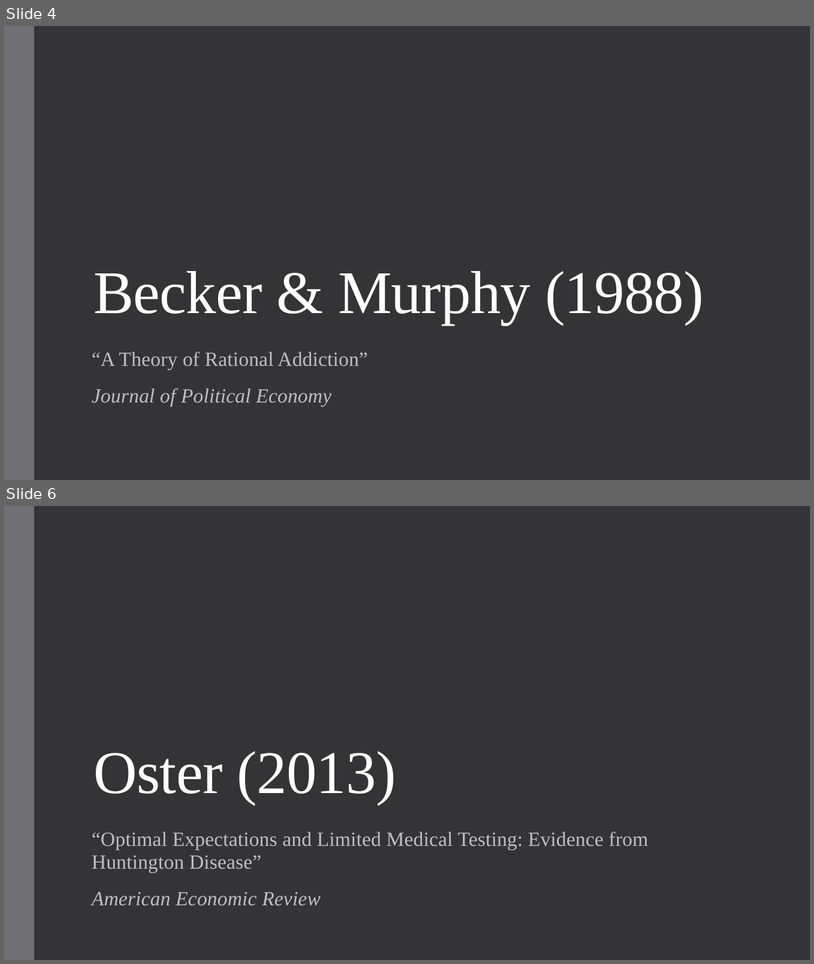
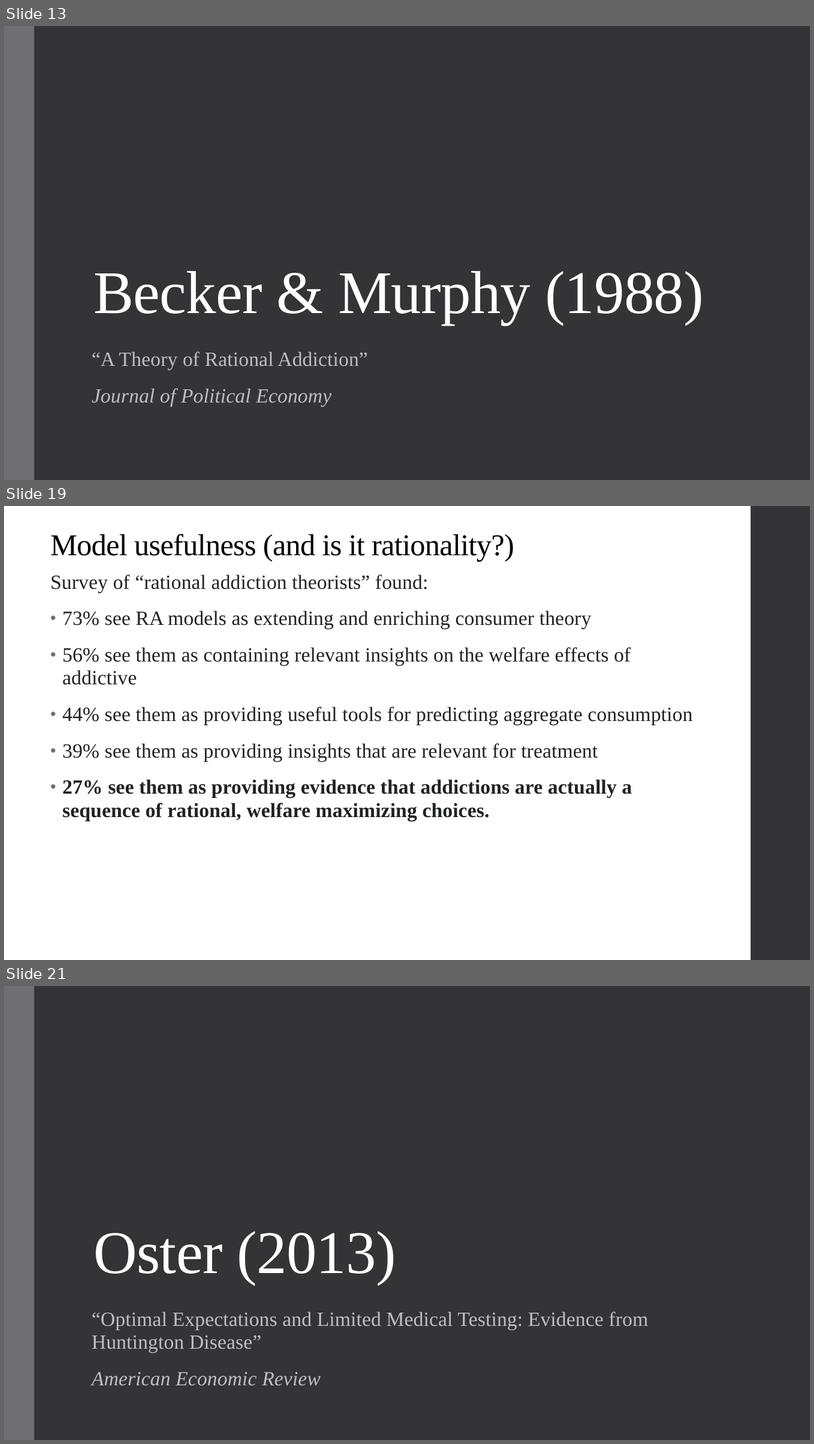
Before and after one commit to alex-hoagland/HAD6750H, a slide deck: Lecture09_PatientBehavior/L9Slides_PatientBehavior_2023W.pptx. Shown one above the other, each under a label of ours: slides 4 and 6 before the commit, slides 13, 19 and 21 after it; the slides between them are not shown. The pictures are 814x964 and 814x1444 pixels, drawn with LibreOffice and Linux fonts; fonts in the diff are those of the drawing. Boxes give left, top, right and bottom in pixels: in the first picture for what was removed or moved away, otherwise in the second. Text is boxed around its words. In the diff, an @@ line names an element or a change of style, - is before the commit and + after.

```diff
--- a/Lecture09_PatientBehavior/L9Slides_PatientBehavior_2023W.pptx
+++ b/Lecture09_PatientBehavior/L9Slides_PatientBehavior_2023W.pptx
@@ slide 19 added at [4,506,810,960], background #FFFFFF @@
@@ rectangle added at [751,506,810,960], fill #353537 @@
@@ title added at [50,534,515,562], 36 pt, text #000000 @@
+Model usefulness (and is it rationality?)
@@ text added at [50,574,693,820], 24 pt, text #202122 @@
+Survey of “rational addiction theorists” found:
+• 73% see RA models as extending and enriching consumer theory
+• 56% see them as containing relevant insights on the welfare effects of addictive
+• 44% see them as providing useful tools for predicting aggregate consumption
+• 39% see them as providing insights that are relevant for treatment
+• 27% see them as providing evidence that addictions are actually a sequence of rational, welfare maximizing choices.
@@ what was slide 4 is now slide 13 @@
@@ what was slide 6 is now slide 21 @@
```
Also in this commit, not shown: 2 slides changed, 36 other slides added, 8 other files.
